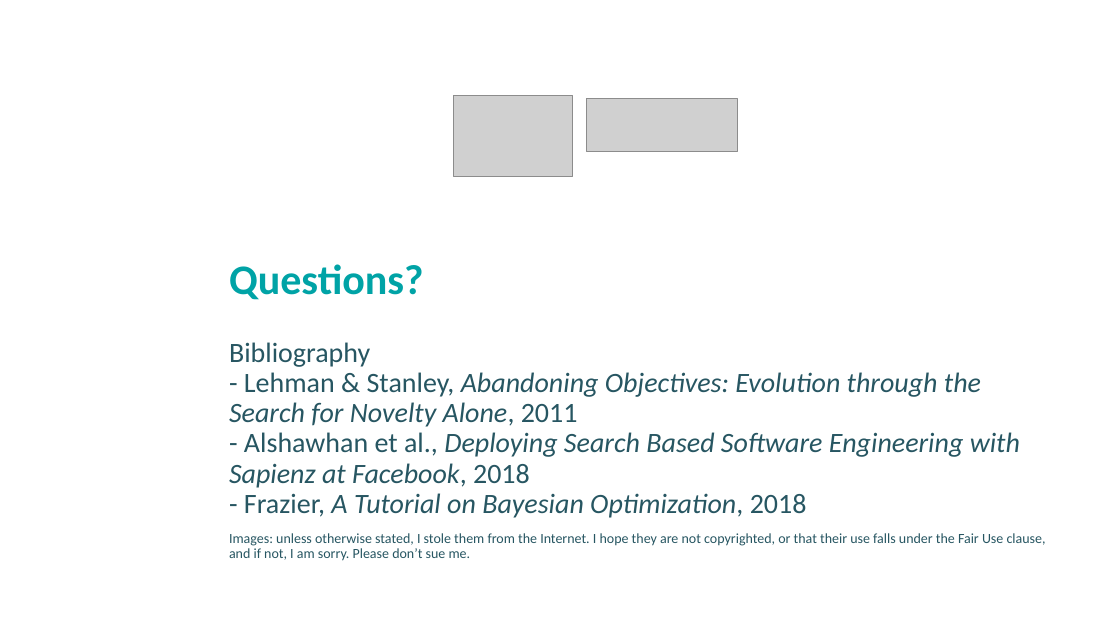
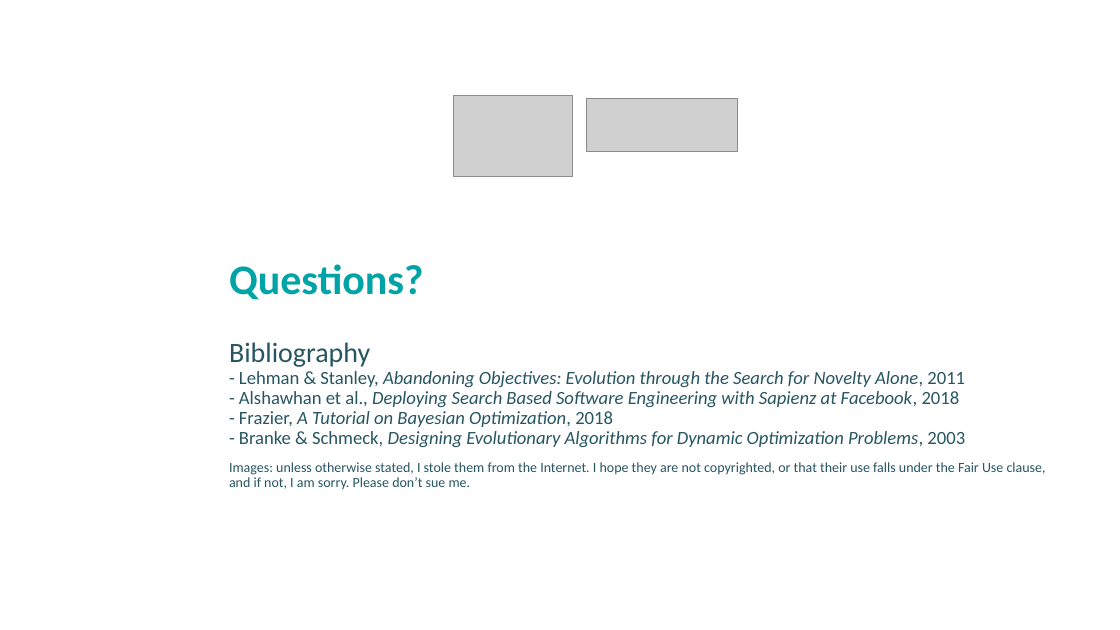
Before and after one commit to albertotonda/teaching, a slide deck: slide 21 of optimization-methods-for-artificial-intelligence/optimization-advanced.pptx (slide 19 before the commit). Drawn at 1120x630 pixels with LibreOffice and Linux fonts; fonts in the diff are those of the drawing; grey boxes stand for pictures; background and template pictures are left out. Boxes give left, top, right and bottom in pixels: in the first picture for what was removed or moved away, otherwise in the second. Text is boxed around its words. In the diff, an @@ line names an element or a change of style, - is before the commit and + after.

Commit message:
Added new slides for optimization of structures

```diff
--- a/optimization-methods-for-artificial-intelligence/optimization-advanced.pptx
+++ b/optimization-methods-for-artificial-intelligence/optimization-advanced.pptx
@@ subtitle at (229,342,965,447): text changed; size 24 to 16 pt @@
-Bibliography
-- Lehman & Stanley, Abandoning Objectives: Evolution through the Search for Novelty Alone, 2011
-- Alshawhan et al., Deploying Search Based Software Engineering with Sapienz at Facebook, 2018
-- Frazier, A Tutorial on Bayesian Optimization, 2018
+Bibliography
+- Lehman & Stanley, Abandoning Objectives: Evolution through the Search for Novelty Alone, 2011
+- Alshawhan et al., Deploying Search Based Software Engineering with Sapienz at Facebook, 2018
+- Frazier, A Tutorial on Bayesian Optimization, 2018
+- Branke & Schmeck, Designing Evolutionary Algorithms for Dynamic Optimization Problems, 2003
```
Also in this commit, not shown: 2 other slides changed, 3 slides added, 1 slide removed, 6 other files.
